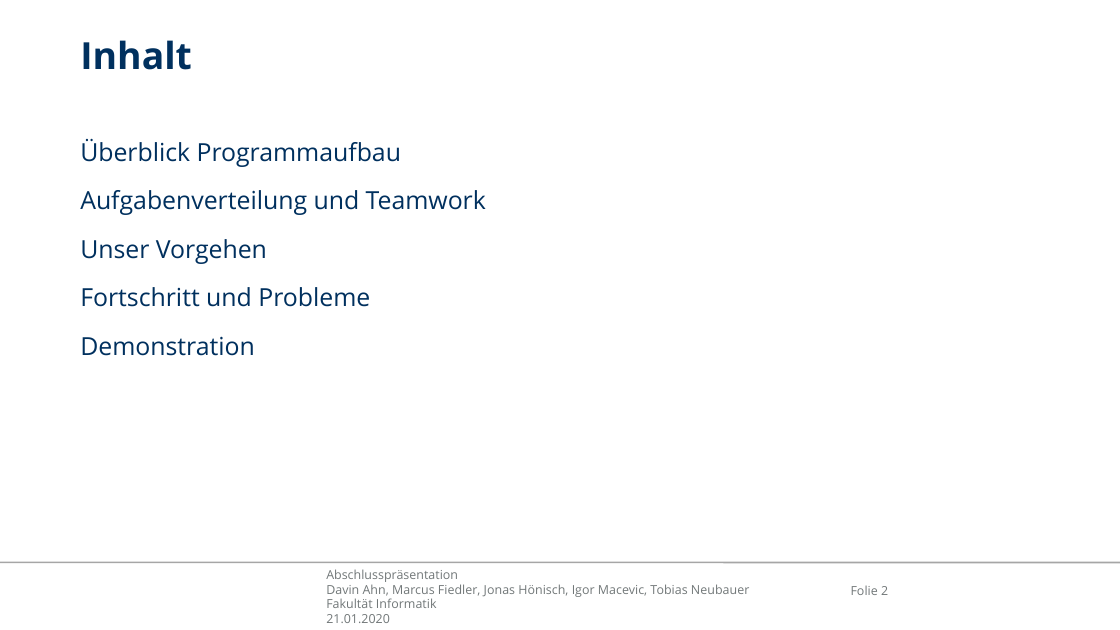
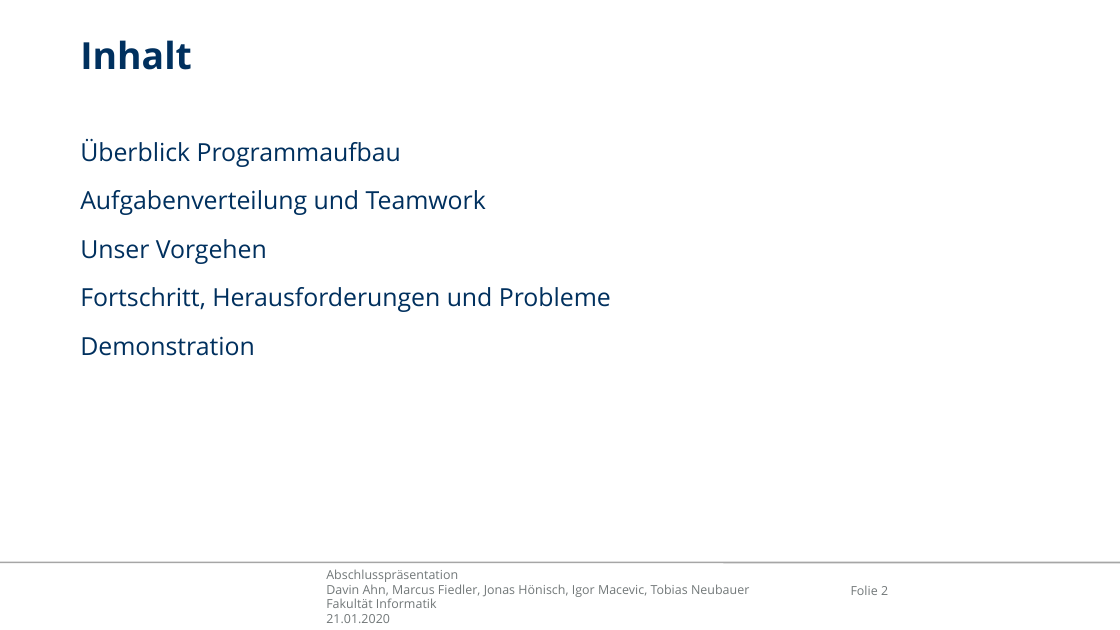
Before and after one commit to ahndavin/Web_Entwicklung_Uni, a slide deck: slide 2 of src/main/asciidoc/Abschlusspraesentation.pptx. Drawn at 1120x630 pixels with LibreOffice and Linux fonts; fonts in the diff are those of the drawing; background and template pictures are left out. Boxes give left, top, right and bottom in pixels: in the first picture for what was removed or moved away, otherwise in the second. Text is boxed around its words. In the diff, an @@ line names an element or a change of style, - is before the commit and + after.

```diff
--- a/src/main/asciidoc/Abschlusspraesentation.pptx
+++ b/src/main/asciidoc/Abschlusspraesentation.pptx
@@ text at <box>80,287,611,312</box>: text changed @@
-Fortschritt und Probleme
+Fortschritt, Herausforderungen und Probleme
```
Also in this commit, not shown: 2 other slides changed, 4 slides added, 1 slide removed.
